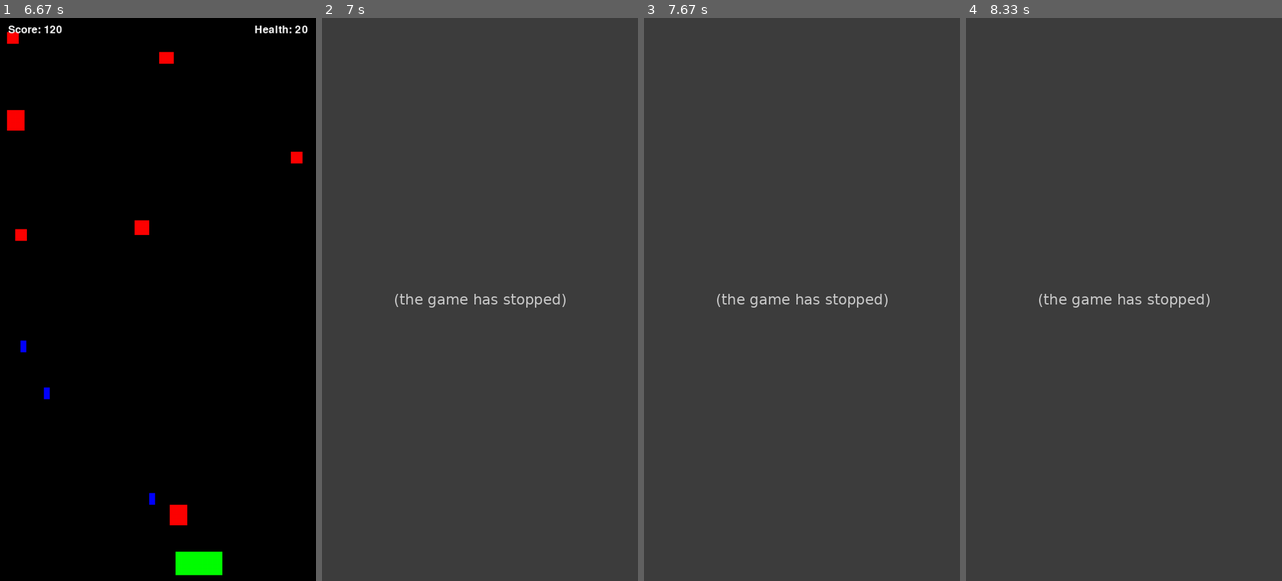
Above: before the commit, frames 1-4 (left to right).
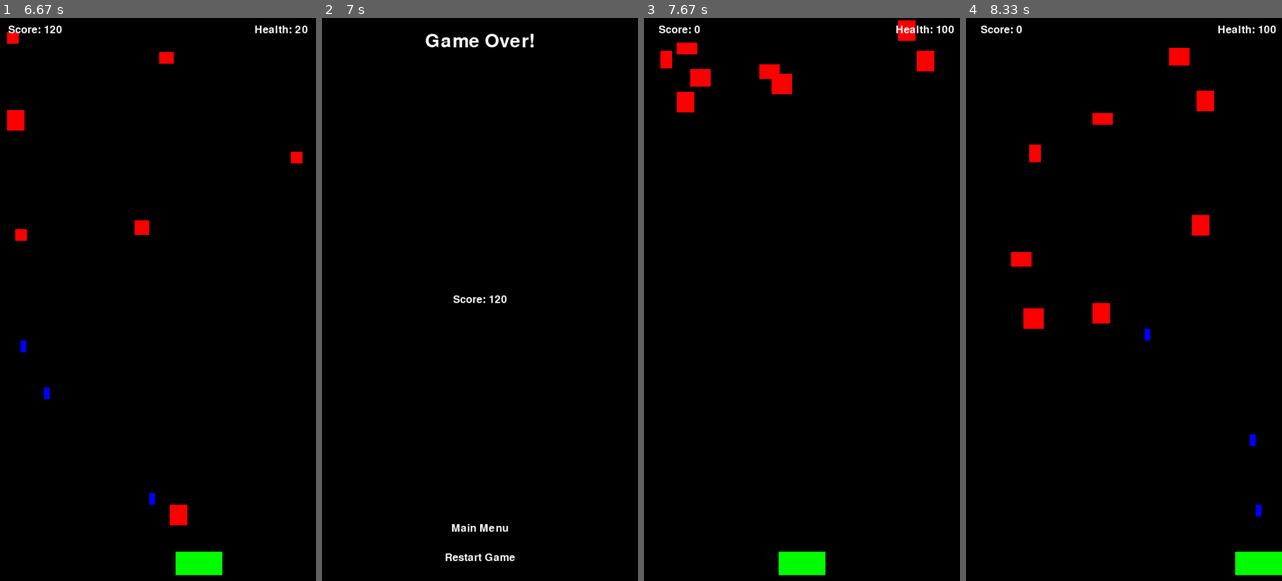
Above: after the commit, the same moments.

Repository: hakmad/games
Game: pygame game, started from shoot-em-up/main.py
Same seed, same stepped clock (60 frames per second), same inputs: the game is played once before the commit and once after it.
Inputs (mouse positions are in pixels of both pictures, inside the frame that each line leads up to):
- Up to frame 1 (6.67 s): click "Start" at 0.38 s; tap Space at 0.67, 1.07, 1.37, 2.07, 2.37, 2.63, 2.93, 3.07, 3.37, 3.73, 4.03, 4.23, 4.53, 4.73, 5.03, 5.23, 5.53, 5.8, 6.1, 6.23, 6.53 s; hold Right 1-1.47 s; hold Left 2-2.53 s; hold Left 2.57-2.97 s; hold Right 3-3.63 s; hold Left 3.67-4.13 s; hold Right 4.17-4.63 s; hold Right 4.67-5.13 s; hold Left 5.17-5.7 s; hold Left 5.73-6.13 s; hold Right from 6.17 s (still down)
- Up to frame 2 (7 s): release Right at 6.8 s; hold Left from 6.83 s (still down); tap Space at 6.9 s
- Up to frame 3 (7.67 s): tap Space at 7.2 s; release Left at 7.3 s; click "Restart Game" at 7.38 s
- Up to frame 4 (8.33 s): hold Right 7.67-8.13 s; move the mouse to (1127, 361) at 7.7 s; tap Space at 7.73, 8.03, 8.23 s; hold Right from 8.17 s (still down)

Frame 1 is identical in both runs. In frame 2, 100% of the frame differs, in the area x 0-100%, y 0-100%; in frame 3, 100%; in frame 4, 100%.
Before the commit the program exited at 6.97 s; later frames show no game.

Commit message:
Added Game Over state to main.py for Shoot 'Em Up game

Diff:
--- a/shoot-em-up/main.py
+++ b/shoot-em-up/main.py
@@ -126,6 +126,7 @@
     def setup(self):
         """Setup the main menu state."""
         self.running = True
+        self.next = "game over"
 
         # Create the main sprite groups.
         self.sprites = pygame.sprite.Group()
@@ -185,7 +186,11 @@
             self.new_hostile()
 
         # Check if player is still alive.
-        if self.player.health < 0:
+        if self.player.health <= 0:
+            # Put player score in the states shared dictionary.
+            States.share["player score"] = self.player.score
+
+            # Stop the game state.
             self.running = False
 
     def new_hostile(self):
@@ -209,6 +214,78 @@
         # Draw the textboxes to the screen.
         self.player_score.draw(screen)
         self.player_health.draw(screen)
+
+        # Update the display.
+        pygame.display.flip()
+
+
+class GameOver(States):
+    """Game over state."""
+    def __init__(self):
+        """Initialise the new game over state."""
+        States.__init__(self)
+
+    def setup(self):
+        """Setup the game over state."""
+        self.running = True
+
+        # Get player score.
+        self.player_score = States.share["player score"]
+
+        # Create title and score textboxes.
+        self.title = Text("Game Over!", screen_width // 2, 40, font_size=32)
+        self.score = Text("Score: " + str(self.player_score), screen_width // 2, screen_height // 2)
+
+        # Create navigation buttons.
+        self.main_menu = Button("Main Menu", self.switch_to_main_menu, screen_width // 2 - 75, screen_height - 100, 150, 20)
+        self.restart = Button("Restart Game", self.switch_to_game, screen_width // 2 - 75, screen_height - 50, 150, 20)
+
+    def switch_to_main_menu(self):
+        """Switch the current state to the main menu state."""
+        self.next = "main menu"
+        self.running = False
+
+    def switch_to_game(self):
+        """Switch the current state to the game state."""
+        self.next = "game"
+        self.running = False
+
+    def cleanup(self):
+        """Cleanup after game over state."""
+        del self.title, self.score
+        del self.main_menu, self.restart
+
+    def handle_events(self, event):
+        """Handle input and events for the game over state.
+
+        Arguments:
+        event (pygame.event.Event) - input/event to handle.
+        """
+        # Check if buttons have been clicked.
+        self.main_menu.check_clicked(event)
+        self.restart.check_clicked(event)
+
+    def update(self):
+        """Update the game over state."""
+        self.main_menu.check_hover()
+        self.restart.check_hover()
+
+    def draw(self, screen):
+        """Draw the game over state to the screen.
+
+        Arguments:
+        screen (pygame.Surface) - screen to draw to.
+        """
+        # Fill the screen with black.
+        screen.fill(black)
+
+        # Draw the title and score textboxes to the screen.
+        self.title.draw(screen)
+        self.score.draw(screen)
+
+        # Draw the navigation buttons to the screen.
+        self.main_menu.draw(screen)
+        self.restart.draw(screen)
 
         # Update the display.
         pygame.display.flip()
@@ -304,6 +381,7 @@
     state_dict = {
             "main menu": MainMenu(),
             "game": Game(),
+            "game over": GameOver(),
             }
 
     # Setup and start control object.
